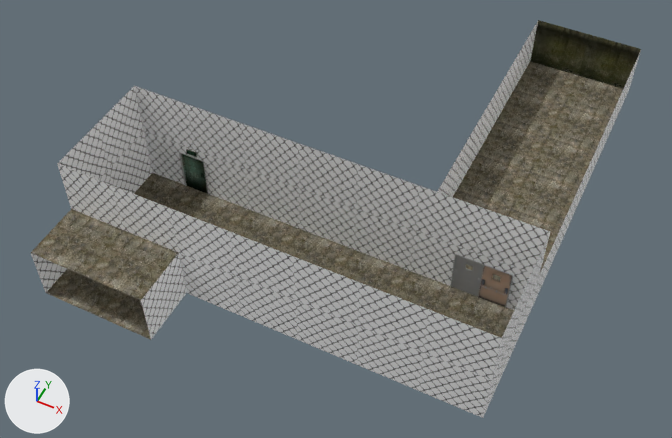
Before and after pictures for a commit that changed the Blender file Assets/World Models/MainHallway.blend.
One viewpoint serves both versions: a camera (50 mm lens) standing at (33.7, -52.4, 71.1) and looking at (5.6, 3.9, 0.9). Arrows for +X, +Y and +Z are at lower left; the lights stay in place.

In view in the first picture: 'Chao', 'Door L', 'Door R', 'DoorLoad', 'Paredes'.
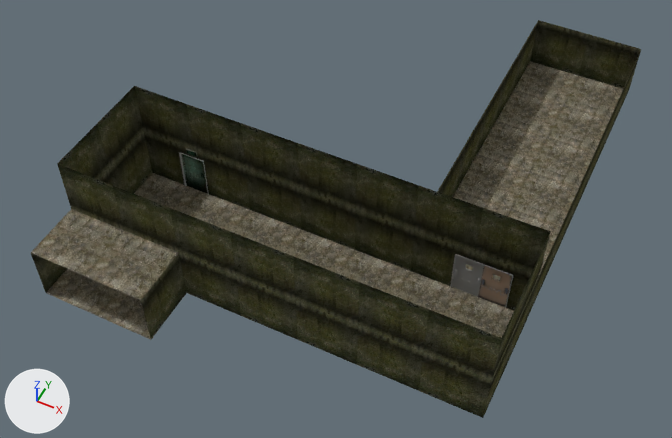
What the commit changed:
me_plane_023 has 220 vertices, 56 faces and spans x -11.0..3.0, y -1.0..3.0, z -12.0..6.0.
me_plane_023 is used by ob_paredes; location (17.86, 1.59, 3.17); rotation (1.571, 0.0, 0.0), in degrees (90, 0, 0); scale (3.0, 3.0, 3.0).
me_plane_023 part 1: all 54 faces that had it switch from mat_material_001 to mat_wallrustblooda.

Where the change shows, as pixel boxes (x1, y1, x2, y2) in the pictures (672 x 438 px):
part 1 of me_plane_023, recoloured (grey to yellow): (31, 21, 641, 418) in both
